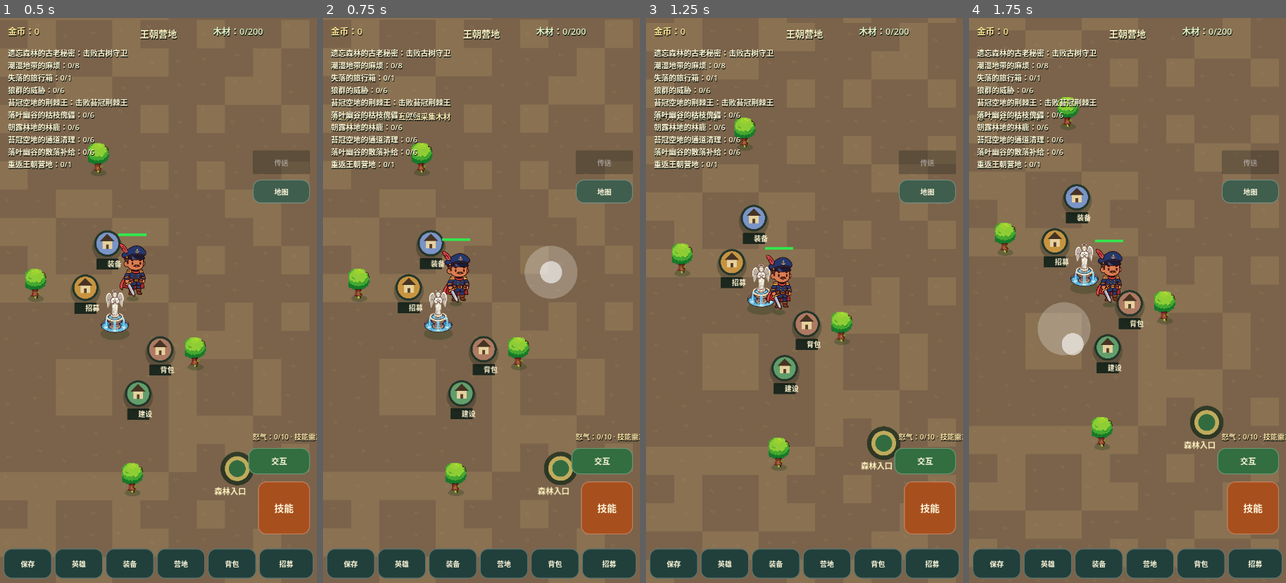
Above: before the commit, frames 1-4 (left to right).
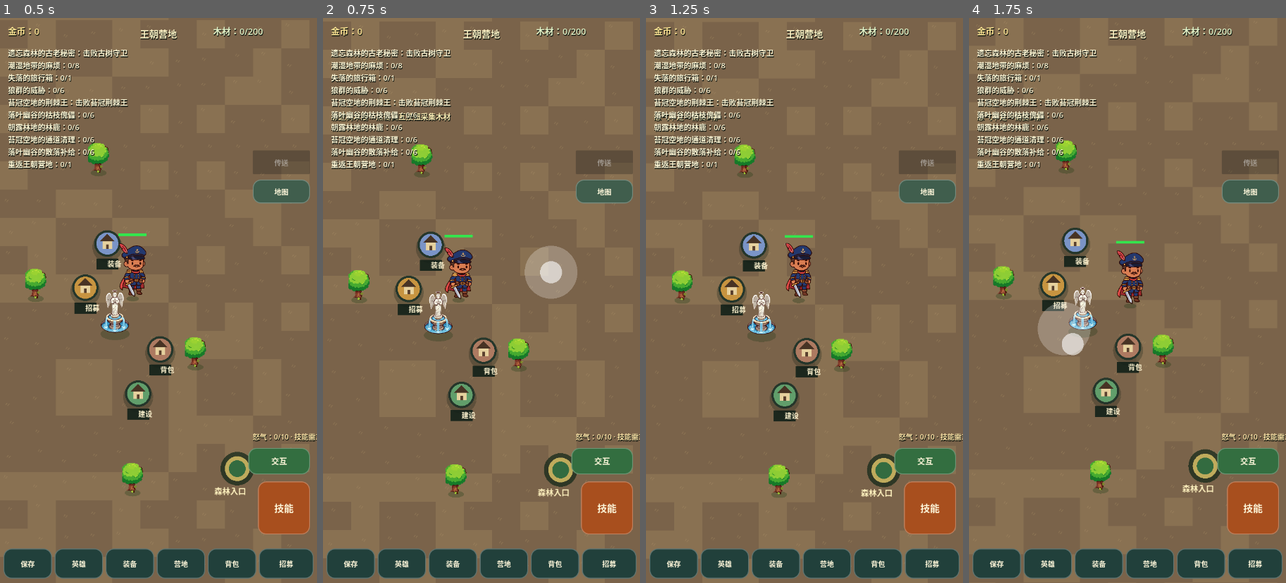
Above: after the commit, the same moments.

Repository: oneyi53/game
Game: Godot game, scene res://scenes/main.tscn
Two runs of this game, one before a commit and one after it. Both use one fixed random seed, a clock stepped at 60 frames per second and the inputs below.
Inputs (mouse positions are in pixels of both pictures, inside the frame that each line leads up to):
- Up to frame 1 (0.5 s): no input
- Up to frame 2 (0.75 s): tap Enter at 0.5 s; move the mouse to (551, 272) at 0.52 s; hold Right (ui_right) from 0.53 s (still down); tap E at 0.6 s; click (551, 272) at 0.67 s
- Up to frame 3 (1.25 s): keep holding Right (ui_right); tap Space at 0.77 s
- Up to frame 4 (1.75 s): release Right (ui_right) at 1.25 s; drag from (1064, 328) to (1111, 413) at 1.27 s

Frame 1 is identical in both runs. In frame 2, 2.8% of the frame differs, in the area x 8-80%, y 22-85%; in frame 3, 8.4%; in frame 4, 8.9%, in the area x 0-94%, y 0-96%.

Commit message:
Align joystick movement with portrait isometric camera projection

Diff:
--- a/scripts/core/main.gd
+++ b/scripts/core/main.gd
@@ -768,7 +768,7 @@
     var screen_input: Vector2 = Input.get_vector("ui_left", "ui_right", "ui_up", "ui_down")
     if joystick.vector.length() > 0.1:
         screen_input = joystick.vector
-    var world_input := Vector2(screen_input.x + 2.0 * screen_input.y, -screen_input.x + 2.0 * screen_input.y)
+    var world_input: Vector2 = WorldProjectionScript.screen_to_world_direction(screen_input)
     captain.move_input = world_input.normalized()
     _update_resource_harvest(delta)
     _refresh_resource_prompt()
